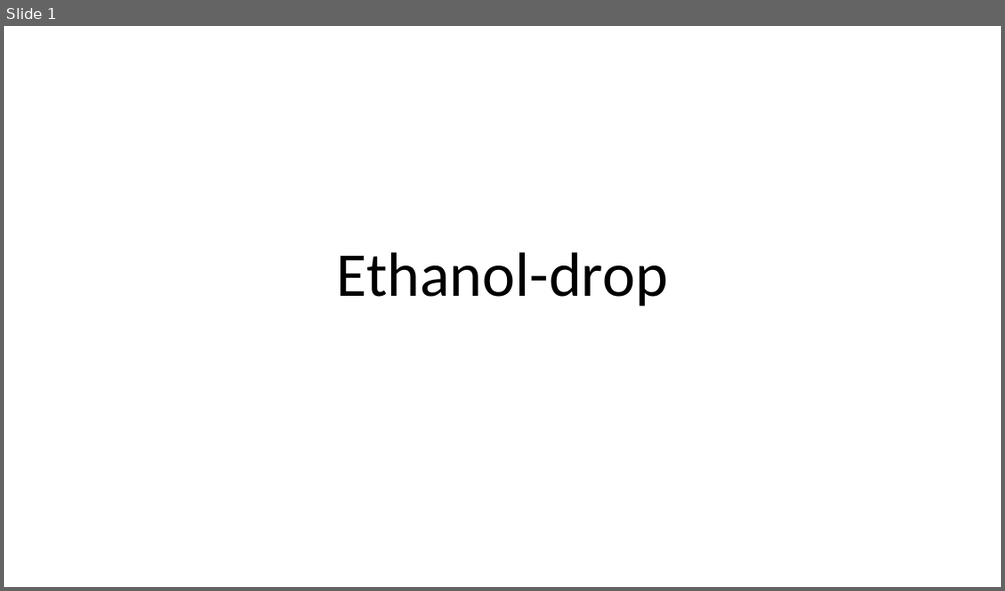
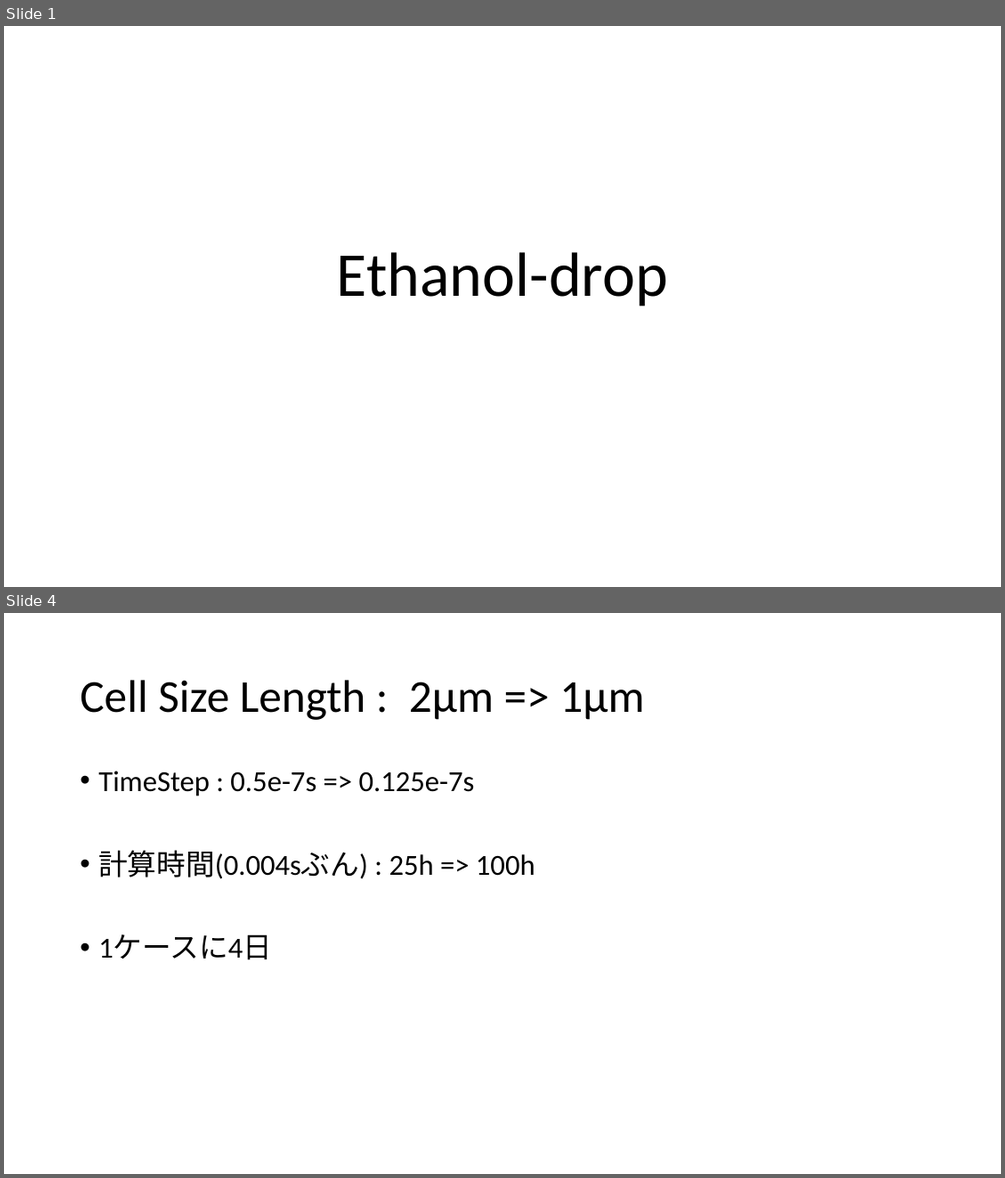
Before and after one commit to Kosei-lab/droplet, a slide deck: Ethanol-drop.pptx. Shown one above the other, each under a label of ours: slide 1 before the commit, slides 1 and 4 after it; the slides between them are not shown. The pictures are 1005x591 and 1005x1178 pixels, drawn with LibreOffice and Linux fonts; fonts in the diff are those of the drawing. Boxes give left, top, right and bottom in pixels: in the first picture for what was removed or moved away, otherwise in the second. Text is boxed around its words. In the diff, an @@ line names an element or a change of style, - is before the commit and + after.

```diff
--- a/Ethanol-drop.pptx
+++ b/Ethanol-drop.pptx
@@ slide 4 added at [4,613,1001,1174], background #FFFFFF @@
@@ title added at [80,680,644,720], 44 pt, text #000000 @@
+Cell Size Length : 2μm => 1μm
@@ text added at [98,771,535,960], 28 pt, text #000000 @@
+• TimeStep : 0.5e-7s => 0.125e-7s
+• 計算時間(0.004sぶん) : 25h => 100h
+• 1ケースに4日
```
Also in this commit, not shown: 1 slide changed, 1 other slide added, 1 slide removed, 1 other file.
